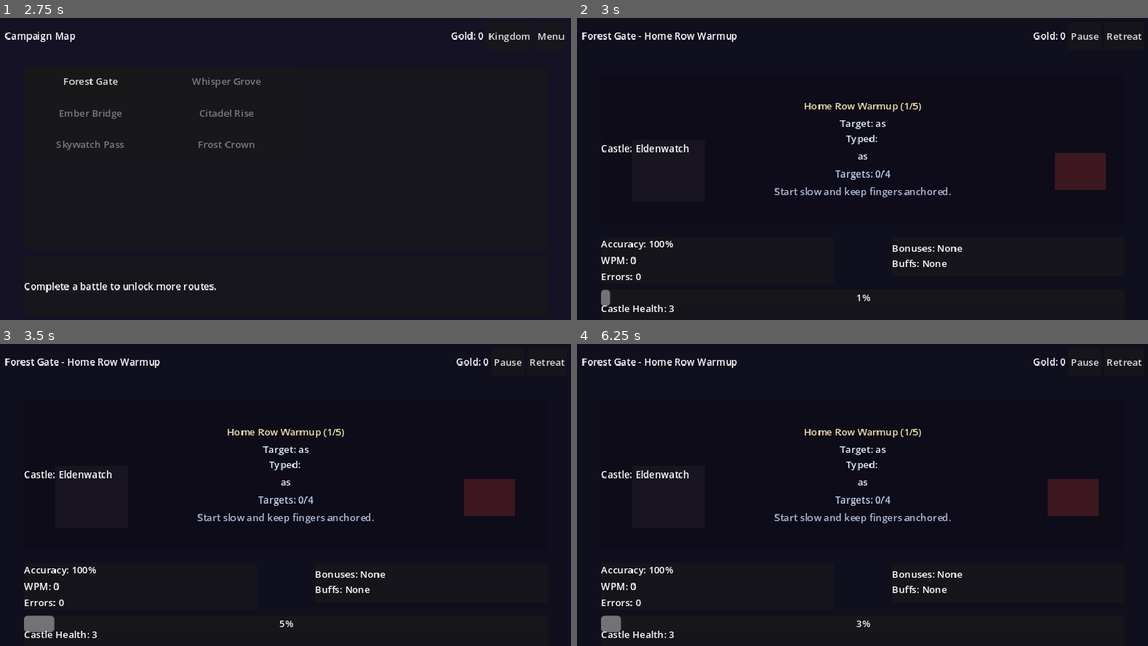
Above: before the commit, frames 1-4 (two rows, left to right).
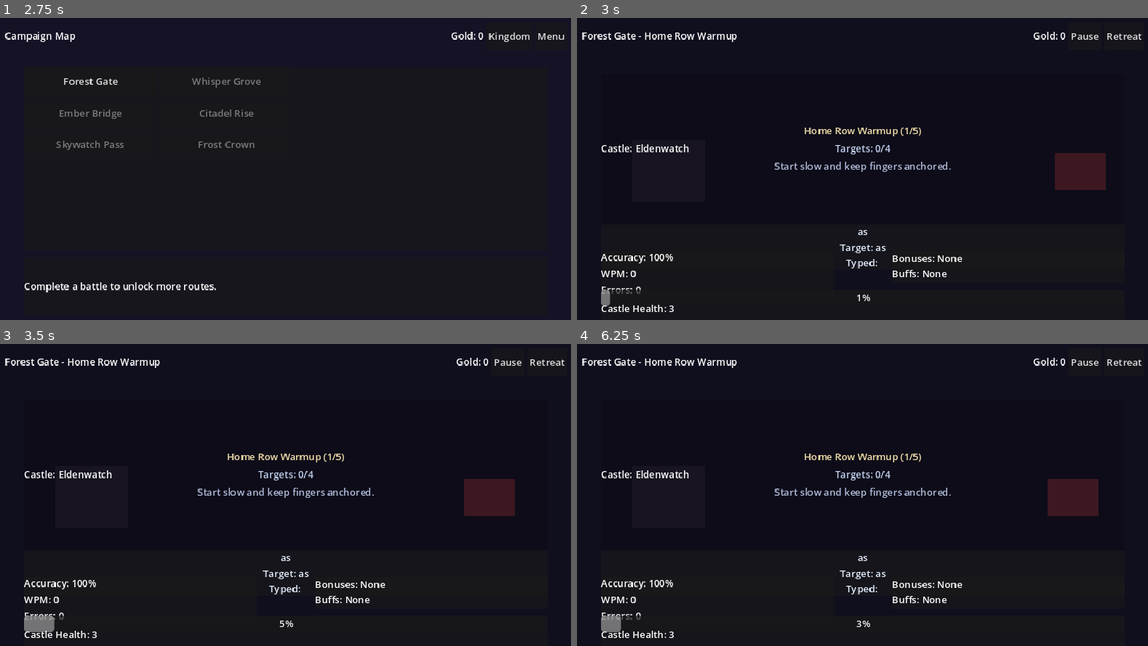
Above: after the commit, the same moments.

Repository: WanderlustCoder/Keyboard-Defense-AzureVale
Game: Godot game, scene res://scenes/MainMenu.tscn
The game is run twice, just before and just after one commit, with the same random seed, the same clock (stepped at 60 frames per second) and the same inputs.
Inputs:
- Up to frame 1 (2.75 s): click "Start Campaign" at 0.5 s; click "Kingdom" at 1.25 s; click "Map" at 2 s
- Up to frame 2 (3 s): click "Forest Gate" at 2.75 s
- Up to frame 3 (3.5 s): no input
- Up to frame 4 (6.25 s): click "Retreat" at 3.5 s; click "Kingdom" at 4.25 s; click "Map" at 5 s; click "Forest Gate" at 5.75 s

Frame 1 is identical in both runs. In frame 2, 2.7% of the frame differs, in the area x 4-68%, y 28-92%; in frame 3, 2.7%; in frame 4, 2.7%.

Commit message:
Place typing readout below playfield

Diff:
--- a/apps/keyboard-defense-godot/scenes/Battlefield.tscn
+++ b/apps/keyboard-defense-godot/scenes/Battlefield.tscn
@@ -86,21 +86,91 @@
 horizontal_alignment = 1
 theme_override_colors/font_color = Color(0.96, 0.88, 0.68, 1)
 
-[node name="TypingReadout" type="VBoxContainer" parent="PlayField/DrillHud"]
-alignment = 1
-theme_override_constants/separation = 2
-
-[node name="WordLabel" type="Label" parent="PlayField/DrillHud/TypingReadout"]
-text = "Target:"
-horizontal_alignment = 1
-theme_override_colors/font_color = Color(0.9, 0.94, 1, 1)
-
-[node name="TypedLabel" type="Label" parent="PlayField/DrillHud/TypingReadout"]
-text = "Typed:"
-horizontal_alignment = 1
-theme_override_colors/font_color = Color(0.9, 0.94, 1, 1)
-
-[node name="DrillTarget" type="RichTextLabel" parent="PlayField/DrillHud"]
+[node name="DrillProgress" type="Label" parent="PlayField/DrillHud"]
+text = "Targets: 0/0"
+horizontal_alignment = 1
+theme_override_colors/font_color = Color(0.76, 0.82, 0.94, 1)
+
+[node name="DrillHint" type="Label" parent="PlayField/DrillHud"]
+text = "Type the runes to defend the castle."
+horizontal_alignment = 1
+autowrap_mode = 3
+theme_override_colors/font_color = Color(0.7, 0.74, 0.86, 1)
+
+[node name="BuffHud" type="PanelContainer" parent="PlayField"]
+anchor_left = 0.68
+anchor_top = 0.05
+anchor_right = 0.96
+anchor_bottom = 0.3
+visible = false
+
+[node name="Content" type="VBoxContainer" parent="PlayField/BuffHud"]
+anchor_right = 1.0
+anchor_bottom = 1.0
+offset_left = 10
+offset_top = 8
+offset_right = -10
+offset_bottom = -8
+theme_override_constants/separation = 6
+
+[node name="Title" type="Label" parent="PlayField/BuffHud/Content"]
+text = "Buffs"
+horizontal_alignment = 1
+
+[node name="FocusRow" type="HBoxContainer" parent="PlayField/BuffHud/Content"]
+alignment = 1
+theme_override_constants/separation = 8
+
+[node name="FocusLabel" type="Label" parent="PlayField/BuffHud/Content/FocusRow"]
+text = "Focus"
+size_flags_horizontal = 3
+
+[node name="FocusBar" type="ProgressBar" parent="PlayField/BuffHud/Content/FocusRow"]
+custom_minimum_size = Vector2(80, 12)
+min_value = 0
+max_value = 1
+value = 0
+size_flags_horizontal = 3
+
+[node name="WardRow" type="HBoxContainer" parent="PlayField/BuffHud/Content"]
+alignment = 1
+theme_override_constants/separation = 8
+
+[node name="WardLabel" type="Label" parent="PlayField/BuffHud/Content/WardRow"]
+text = "Ward"
+size_flags_horizontal = 3
+
+[node name="WardBar" type="ProgressBar" parent="PlayField/BuffHud/Content/WardRow"]
+custom_minimum_size = Vector2(80, 12)
+min_value = 0
+max_value = 1
+value = 0
+size_flags_horizontal = 3
+
+[node name="CastleMarker" type="Label" parent="PlayField"]
+anchor_left = 0.02
+anchor_top = 0.75
+anchor_right = 0.4
+anchor_bottom = 0.95
+text = "Castle: Eldenwatch"
+
+[node name="TypingPanel" type="PanelContainer" parent="."]
+anchor_left = 0.05
+anchor_top = 0.64
+anchor_right = 0.95
+anchor_bottom = 0.72
+
+[node name="Content" type="VBoxContainer" parent="TypingPanel"]
+anchor_right = 1.0
+anchor_bottom = 1.0
+offset_left = 12
+offset_top = 8
+offset_right = -12
+offset_bottom = -8
+alignment = 1
+theme_override_constants/separation = 4
+
+[node name="DrillTarget" type="RichTextLabel" parent="TypingPanel/Content"]
 bbcode_enabled = true
 fit_content = true
 scroll_active = false
@@ -108,79 +178,25 @@
 autowrap_mode = 3
 theme_override_colors/default_color = Color(0.92, 0.95, 1, 1)
 
-[node name="DrillProgress" type="Label" parent="PlayField/DrillHud"]
-text = "Targets: 0/0"
-horizontal_alignment = 1
-theme_override_colors/font_color = Color(0.76, 0.82, 0.94, 1)
-
-[node name="DrillHint" type="Label" parent="PlayField/DrillHud"]
-text = "Type the runes to defend the castle."
-horizontal_alignment = 1
-autowrap_mode = 3
-theme_override_colors/font_color = Color(0.7, 0.74, 0.86, 1)
-
-[node name="BuffHud" type="PanelContainer" parent="PlayField"]
-anchor_left = 0.68
-anchor_top = 0.05
-anchor_right = 0.96
-anchor_bottom = 0.3
-visible = false
-
-[node name="Content" type="VBoxContainer" parent="PlayField/BuffHud"]
-anchor_right = 1.0
-anchor_bottom = 1.0
-offset_left = 10
-offset_top = 8
-offset_right = -10
-offset_bottom = -8
-theme_override_constants/separation = 6
-
-[node name="Title" type="Label" parent="PlayField/BuffHud/Content"]
-text = "Buffs"
-horizontal_alignment = 1
-
-[node name="FocusRow" type="HBoxContainer" parent="PlayField/BuffHud/Content"]
-alignment = 1
-theme_override_constants/separation = 8
-
-[node name="FocusLabel" type="Label" parent="PlayField/BuffHud/Content/FocusRow"]
-text = "Focus"
-size_flags_horizontal = 3
-
-[node name="FocusBar" type="ProgressBar" parent="PlayField/BuffHud/Content/FocusRow"]
-custom_minimum_size = Vector2(80, 12)
-min_value = 0
-max_value = 1
-value = 0
-size_flags_horizontal = 3
-
-[node name="WardRow" type="HBoxContainer" parent="PlayField/BuffHud/Content"]
-alignment = 1
-theme_override_constants/separation = 8
-
-[node name="WardLabel" type="Label" parent="PlayField/BuffHud/Content/WardRow"]
-text = "Ward"
-size_flags_horizontal = 3
-
-[node name="WardBar" type="ProgressBar" parent="PlayField/BuffHud/Content/WardRow"]
-custom_minimum_size = Vector2(80, 12)
-min_value = 0
-max_value = 1
-value = 0
-size_flags_horizontal = 3
-
-[node name="CastleMarker" type="Label" parent="PlayField"]
-anchor_left = 0.02
-anchor_top = 0.75
-anchor_right = 0.4
-anchor_bottom = 0.95
-text = "Castle: Eldenwatch"
+[node name="TypingReadout" type="VBoxContainer" parent="TypingPanel/Content"]
+alignment = 1
+theme_override_constants/separation = 2
+
+[node name="WordLabel" type="Label" parent="TypingPanel/Content/TypingReadout"]
+text = "Target:"
+horizontal_alignment = 1
+theme_override_colors/font_color = Color(0.9, 0.94, 1, 1)
+
+[node name="TypedLabel" type="Label" parent="TypingPanel/Content/TypingReadout"]
+text = "Typed:"
+horizontal_alignment = 1
+theme_override_colors/font_color = Color(0.9, 0.94, 1, 1)
 
 [node name="StatusPanel" type="PanelContainer" parent="."]
 anchor_left = 0.05
-anchor_top = 0.68
+anchor_top = 0.72
 anchor_right = 0.45
-anchor_bottom = 0.8
+anchor_bottom = 0.82
 
 [node name="Content" type="VBoxContainer" parent="StatusPanel"]
 anchor_right = 1.0
@@ -201,9 +217,9 @@
 
 [node name="BonusPanel" type="PanelContainer" parent="."]
 anchor_left = 0.55
-anchor_top = 0.68
+anchor_top = 0.72
 anchor_right = 0.95
-anchor_bottom = 0.8
+anchor_bottom = 0.82
 
 [node name="BonusLabel" type="Label" parent="BonusPanel"]
 anchor_right = 1.0
--- a/apps/keyboard-defense-godot/scripts/Battlefield.gd
+++ b/apps/keyboard-defense-godot/scripts/Battlefield.gd
@@ -20,8 +20,8 @@
 @onready var lesson_label: Label = $TopBar/LessonLabel
 @onready var gold_label: Label = $TopBar/GoldLabel
 @onready var exit_button: Button = $TopBar/ExitButton
-@onready var word_label: Label = $PlayField/DrillHud/TypingReadout/WordLabel
-@onready var typed_label: Label = $PlayField/DrillHud/TypingReadout/TypedLabel
+@onready var word_label: Label = $TypingPanel/Content/TypingReadout/WordLabel
+@onready var typed_label: Label = $TypingPanel/Content/TypingReadout/TypedLabel
 @onready var accuracy_label: Label = $StatusPanel/Content/AccuracyLabel
 @onready var wpm_label: Label = $StatusPanel/Content/WpmLabel
 @onready var mistakes_label: Label = $StatusPanel/Content/MistakesLabel
@@ -29,7 +29,7 @@
 @onready var castle_label: Label = $ThreatPanel/CastleLabel
 @onready var bonus_label: Label = $BonusPanel/BonusLabel
 @onready var drill_title_label: Label = $PlayField/DrillHud/DrillTitle
-@onready var drill_target_label: RichTextLabel = $PlayField/DrillHud/DrillTarget
+@onready var drill_target_label: RichTextLabel = $TypingPanel/Content/DrillTarget
 @onready var drill_progress_label: Label = $PlayField/DrillHud/DrillProgress
 @onready var drill_hint_label: Label = $PlayField/DrillHud/DrillHint
 @onready var battle_stage: Control = $PlayField/BattleStage
--- a/apps/keyboard-defense-godot/scripts/tests/test_battle_autoplay.gd
+++ b/apps/keyboard-defense-godot/scripts/tests/test_battle_autoplay.gd
@@ -92,11 +92,11 @@
 	battle.exit_button = battle.get_node("TopBar/ExitButton")
 	battle.battle_stage = battle.get_node("PlayField/BattleStage")
 	battle.drill_title_label = battle.get_node("PlayField/DrillHud/DrillTitle")
-	battle.drill_target_label = battle.get_node("PlayField/DrillHud/DrillTarget")
+	battle.drill_target_label = battle.get_node("TypingPanel/Content/DrillTarget")
 	battle.drill_progress_label = battle.get_node("PlayField/DrillHud/DrillProgress")
 	battle.drill_hint_label = battle.get_node("PlayField/DrillHud/DrillHint")
-	battle.word_label = battle.get_node("PlayField/DrillHud/TypingReadout/WordLabel")
-	battle.typed_label = battle.get_node("PlayField/DrillHud/TypingReadout/TypedLabel")
+	battle.word_label = battle.get_node("TypingPanel/Content/TypingReadout/WordLabel")
+	battle.typed_label = battle.get_node("TypingPanel/Content/TypingReadout/TypedLabel")
 	battle.accuracy_label = battle.get_node("StatusPanel/Content/AccuracyLabel")
 	battle.wpm_label = battle.get_node("StatusPanel/Content/WpmLabel")
 	battle.mistakes_label = battle.get_node("StatusPanel/Content/MistakesLabel")
--- a/apps/keyboard-defense-godot/scripts/tests/test_battle_buffs.gd
+++ b/apps/keyboard-defense-godot/scripts/tests/test_battle_buffs.gd
@@ -67,11 +67,11 @@
 	battle.exit_button = battle.get_node("TopBar/ExitButton")
 	battle.battle_stage = battle.get_node("PlayField/BattleStage")
 	battle.drill_title_label = battle.get_node("PlayField/DrillHud/DrillTitle")
-	battle.drill_target_label = battle.get_node("PlayField/DrillHud/DrillTarget")
+	battle.drill_target_label = battle.get_node("TypingPanel/Content/DrillTarget")
 	battle.drill_progress_label = battle.get_node("PlayField/DrillHud/DrillProgress")
 	battle.drill_hint_label = battle.get_node("PlayField/DrillHud/DrillHint")
-	battle.word_label = battle.get_node("PlayField/DrillHud/TypingReadout/WordLabel")
-	battle.typed_label = battle.get_node("PlayField/DrillHud/TypingReadout/TypedLabel")
+	battle.word_label = battle.get_node("TypingPanel/Content/TypingReadout/WordLabel")
+	battle.typed_label = battle.get_node("TypingPanel/Content/TypingReadout/TypedLabel")
 	battle.accuracy_label = battle.get_node("StatusPanel/Content/AccuracyLabel")
 	battle.wpm_label = battle.get_node("StatusPanel/Content/WpmLabel")
 	battle.mistakes_label = battle.get_node("StatusPanel/Content/MistakesLabel")
--- a/apps/keyboard-defense-godot/scripts/tests/test_battle_smoke.gd
+++ b/apps/keyboard-defense-godot/scripts/tests/test_battle_smoke.gd
@@ -102,11 +102,11 @@
 	battle.exit_button = battle.get_node("TopBar/ExitButton")
 	battle.battle_stage = battle.get_node("PlayField/BattleStage")
 	battle.drill_title_label = battle.get_node("PlayField/DrillHud/DrillTitle")
-	battle.drill_target_label = battle.get_node("PlayField/DrillHud/DrillTarget")
+	battle.drill_target_label = battle.get_node("TypingPanel/Content/DrillTarget")
 	battle.drill_progress_label = battle.get_node("PlayField/DrillHud/DrillProgress")
 	battle.drill_hint_label = battle.get_node("PlayField/DrillHud/DrillHint")
-	battle.word_label = battle.get_node("PlayField/DrillHud/TypingReadout/WordLabel")
-	battle.typed_label = battle.get_node("PlayField/DrillHud/TypingReadout/TypedLabel")
+	battle.word_label = battle.get_node("TypingPanel/Content/TypingReadout/WordLabel")
+	battle.typed_label = battle.get_node("TypingPanel/Content/TypingReadout/TypedLabel")
 	battle.accuracy_label = battle.get_node("StatusPanel/Content/AccuracyLabel")
 	battle.wpm_label = battle.get_node("StatusPanel/Content/WpmLabel")
 	battle.mistakes_label = battle.get_node("StatusPanel/Content/MistakesLabel")
